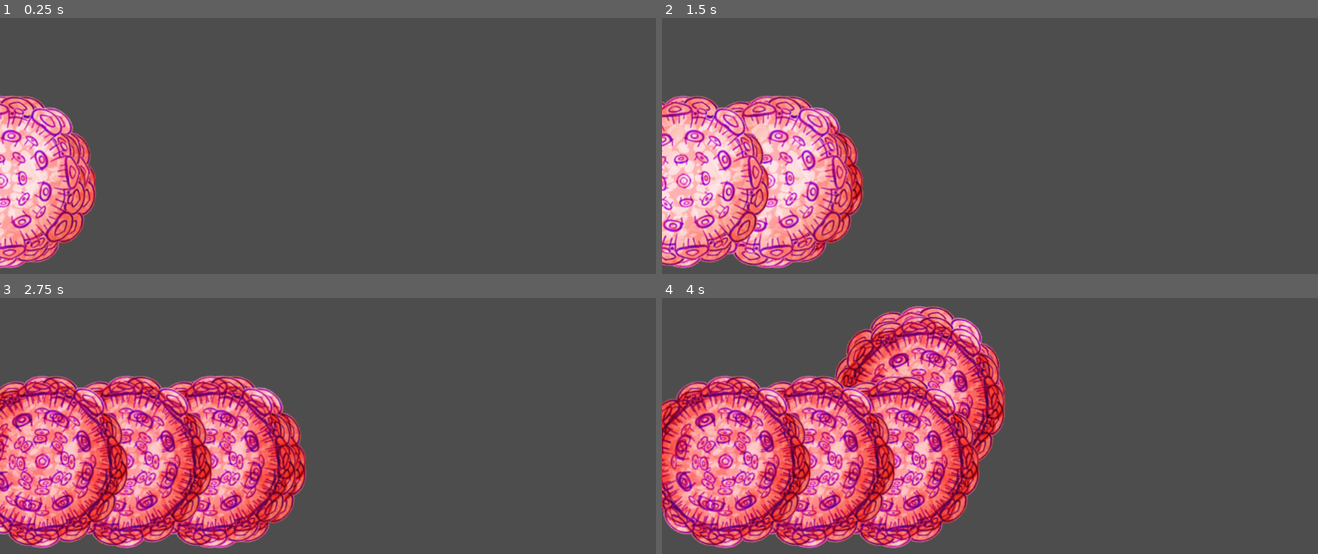
Above: before the commit, frames 1-4 (two rows, left to right).
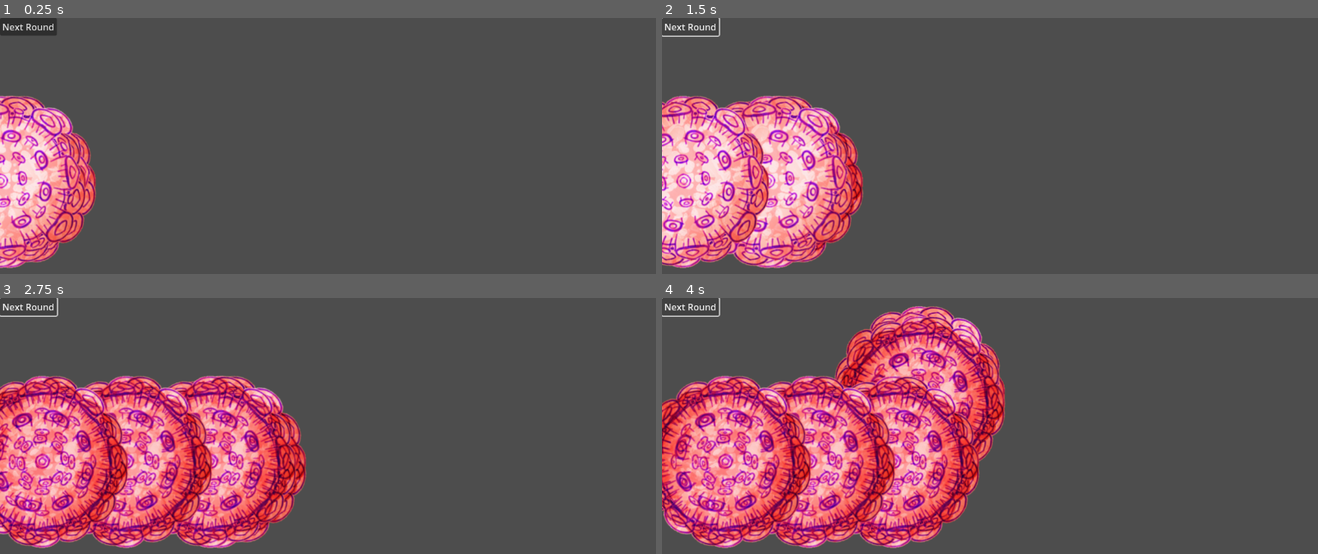
Above: after the commit, the same moments.

Repository: Kryzi/TowerDefense
Game: Godot game, scene res://Scenes/world.tscn
The game is run twice, just before and just after one commit, with the same random seed, the same clock (stepped at 60 frames per second) and the same inputs.
Inputs (mouse positions are in pixels of both pictures, inside the frame that each line leads up to):
- Up to frame 1 (0.25 s): no input
- Up to frame 2 (1.5 s): click (688, 25) at 0.5 s, where only the run after the commit has a clickable "Next Round"; click (688, 25) at 1.25 s, where only the run after the commit has a clickable "Next Round"
- Up to frame 3 (2.75 s): tap Enter (ui_accept) at 2, 2.27 s; hold Right (ui_right) from 2.03 s (still down)
- Up to frame 4 (4 s): tap Enter (ui_accept) at 3.02 s; release Right (ui_right) at 3.53 s; hold Left (ui_left) from 3.53 s (still down)

The runs differ from the first frame. In frame 1, 0.5% of the frame differs, in the area x 0-9%, y 0-7%; in frame 2, 0.2%; in frame 3, 0.2%; in frame 4, 0.2%.

Commit message:
goofy nextWave knap

Diff:
--- a/Scenes/world.tscn
+++ b/Scenes/world.tscn
@@ -13,3 +13,12 @@
 [node name="Path2D" type="Path2D" parent="."]
 curve = SubResource("Curve2D_8kyd7")
 script = ExtResource("1_4exjo")
+
+[node name="HUD" type="CanvasLayer" parent="."]
+
+[node name="NæsteRundeKnap" type="Button" parent="HUD"]
+offset_right = 38.0
+offset_bottom = 15.0
+text = "Next Round"
+
+[connection signal="pressed" from="HUD/NæsteRundeKnap" to="Path2D" method="_on_næste_runde_knap_pressed"]
--- a/Scripts/Path2D.gd
+++ b/Scripts/Path2D.gd
@@ -4,6 +4,7 @@
 
 var currentRound = 1
 var waveDone = true
+var spawningDone = false
 
 func _ready():
 	pass
@@ -13,6 +14,8 @@
 		wave([1, 1], [2, 10], [0.1, 1])
 	elif currentRound == 2 and waveDone == true:
 		wave([1], [50], [0.1])
+	elif currentRound == 3 and waveDone == true:
+		wave([1, 1, 1], [3, 5, 10], [0.1, 0.3, 0.5])
 
 
 func wave(enemy : Array, amount : Array, TidMellem : Array):
@@ -32,8 +35,14 @@
 
 			call_deferred("add_child", virus)
 
-	startWave()
+	spawningDone = true
 
-func startWave():
-	currentRound += 1
-	waveDone = true
+
+
+
+
+func _on_næste_runde_knap_pressed():
+	if spawningDone == true:
+		currentRound += 1
+		waveDone = true
+		spawningDone = false
